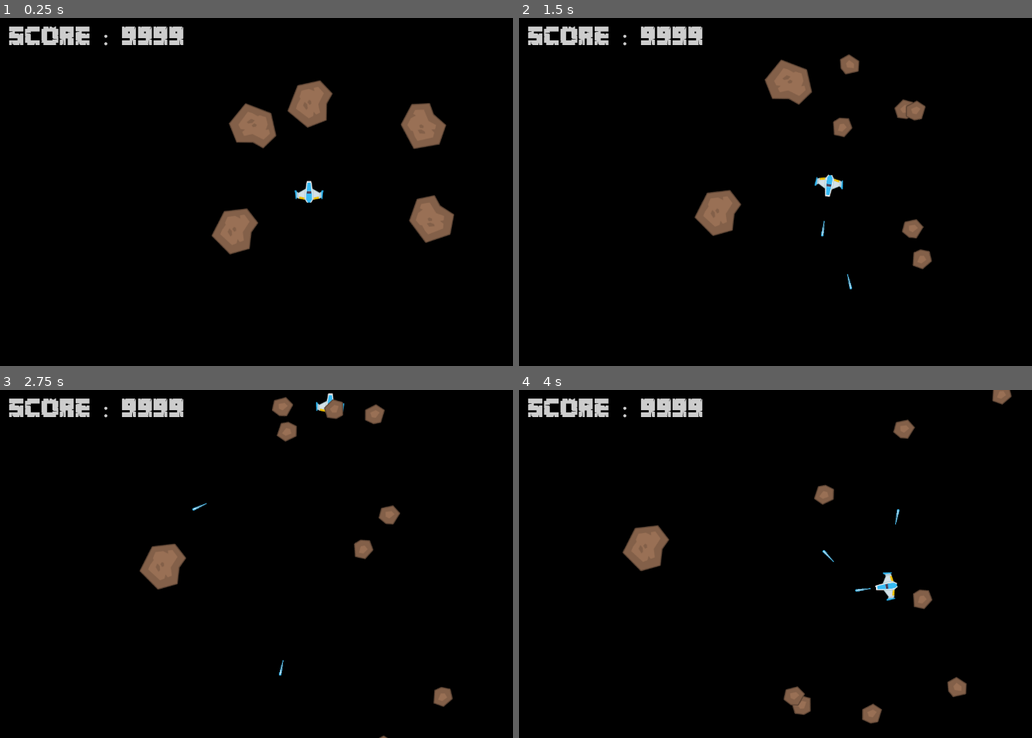
Above: before the commit, frames 1-4 (two rows, left to right).
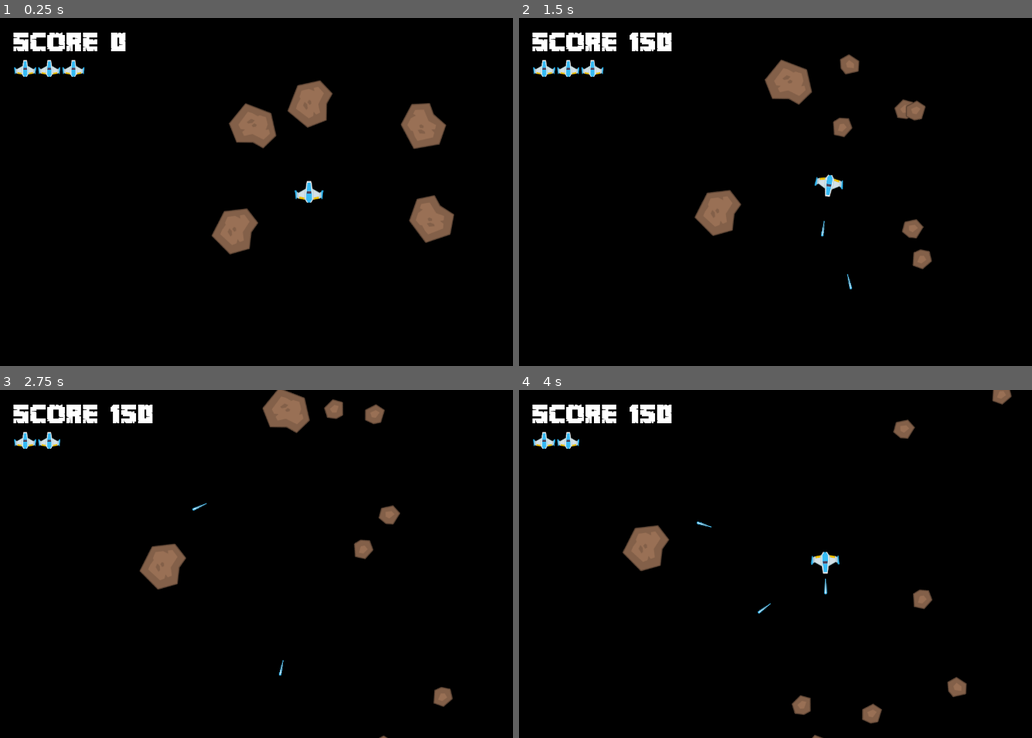
Above: after the commit, the same moments.

Repository: Abhinav-1524/Godot-Asteroid-game
Game: Godot game, scene res://scenes/game.tscn
Two runs of this game, one before a commit and one after it. Both use one fixed random seed, a clock stepped at 60 frames per second and the inputs below. This scene is started directly instead of the project's main scene.
Inputs:
- Up to frame 1 (0.25 s): no input
- Up to frame 2 (1.5 s): hold D (rotate_right) 0.53-1.28 s; hold Space (shoot) 0.53-1.28 s; hold S (move_backward) from 1.28 s (still down); tap Space (shoot) at 1.35 s
- Up to frame 3 (2.75 s): release S (move_backward) at 2.03 s; hold D (rotate_right) from 2.03 s (still down); hold Space (shoot) from 2.03 s (still down)
- Up to frame 4 (4 s): release D (rotate_right) at 2.78 s; release Space (shoot) at 2.78 s; hold W (move_forward) 2.78-3.53 s; tap Space (shoot) at 2.85 s; hold A (rotate_left) from 3.53 s (still down); hold Space (shoot) from 3.53 s (still down)

The runs differ from the first frame. In frame 1, 2.1% of the frame differs, in the area x 1-36%, y 2-17%; in frame 2, 2.2%; in frame 3, 2.9%, in the area x 1-68%, y 0-17%; in frame 4, 2.9%.

Commit message:
done with scoring system

Diff:
--- a/scenes/asteroid.tscn
+++ b/scenes/asteroid.tscn
@@ -14,3 +14,5 @@
 
 [node name="CollisionShape2D" type="CollisionShape2D" parent="."]
 shape = ExtResource("3_3mvr8")
+
+[connection signal="body_entered" from="." to="." method="_on_body_entered"]
--- a/scenes/game.tscn
+++ b/scenes/game.tscn
@@ -1,16 +1,20 @@
-[gd_scene load_steps=5 format=3 uid="uid://ddusvhi5g8ne3"]
+[gd_scene load_steps=6 format=3 uid="uid://ddusvhi5g8ne3"]
 
 [ext_resource type="Script" path="res://scripts/game.gd" id="1_31gbs"]
 [ext_resource type="PackedScene" uid="uid://co0xd7w6j3bnp" path="res://scenes/player.tscn" id="1_wos3e"]
-[ext_resource type="PackedScene" uid="uid://l6ml4msv2571" path="res://scenes/ui.tscn" id="2_8b7gy"]
+[ext_resource type="PackedScene" uid="uid://by6lwpqga2w04" path="res://scenes/hud.tscn" id="2_fedxf"]
 [ext_resource type="PackedScene" uid="uid://nh8gi2aer8qg" path="res://scenes/asteroid.tscn" id="3_fahw2"]
+[ext_resource type="PackedScene" uid="uid://blkigagvqv023" path="res://scenes/game_over_screen.tscn" id="3_ooed7"]
 
 [node name="Game" type="Node2D"]
 script = ExtResource("1_31gbs")
 
 [node name="UI" type="CanvasLayer" parent="."]
 
-[node name="UI" parent="UI" instance=ExtResource("2_8b7gy")]
+[node name="HUD" parent="UI" instance=ExtResource("2_fedxf")]
+
+[node name="GameOverScreen" parent="UI" instance=ExtResource("3_ooed7")]
+visible = false
 
 [node name="Player" parent="." instance=ExtResource("1_wos3e")]
 position = Vector2(640, 360)
@@ -33,3 +37,6 @@
 
 [node name="Asteroid5" parent="Asteroids" instance=ExtResource("3_fahw2")]
 position = Vector2(518, 245)
+
+[node name="PlayerSpawnPos" type="Node2D" parent="."]
+position = Vector2(640, 360)
--- /dev/null
+++ b/scenes/game_over_screen.tscn
@@ -0,0 +1,52 @@
+[gd_scene load_steps=4 format=3 uid="uid://blkigagvqv023"]
+
+[ext_resource type="Script" path="res://scripts/game_over_screen.gd" id="1_dsfnb"]
+[ext_resource type="FontFile" uid="uid://d1mpa17nrq407" path="res://assets/Bonus/Minecrafter.Alt.ttf" id="1_k1oy1"]
+
+[sub_resource type="LabelSettings" id="LabelSettings_akiqi"]
+font = ExtResource("1_k1oy1")
+font_size = 64
+
+[node name="GameOverScreen" type="Control"]
+layout_mode = 3
+anchors_preset = 15
+anchor_right = 1.0
+anchor_bottom = 1.0
+grow_horizontal = 2
+grow_vertical = 2
+script = ExtResource("1_dsfnb")
+
+[node name="GameOver" type="Label" parent="."]
+layout_mode = 1
+anchors_preset = 8
+anchor_left = 0.5
+anchor_top = 0.5
+anchor_right = 0.5
+anchor_bottom = 0.5
+offset_left = -202.0
+offset_top = -100.0
+offset_right = 198.0
+offset_bottom = -18.0
+grow_horizontal = 2
+grow_vertical = 2
+text = "Game Over"
+label_settings = SubResource("LabelSettings_akiqi")
+
+[node name="RestartButton" type="Button" parent="."]
+layout_mode = 1
+anchors_preset = 8
+anchor_left = 0.5
+anchor_top = 0.5
+anchor_right = 0.5
+anchor_bottom = 0.5
+offset_left = -115.0
+offset_top = 16.0
+offset_right = 118.0
+offset_bottom = 64.0
+grow_horizontal = 2
+grow_vertical = 2
+theme_override_fonts/font = ExtResource("1_k1oy1")
+theme_override_font_sizes/font_size = 40
+text = "Try Again"
+
+[connection signal="pressed" from="RestartButton" to="." method="_on_restart_button_pressed"]
--- /dev/null
+++ b/scenes/hud.tscn
@@ -0,0 +1,33 @@
+[gd_scene load_steps=4 format=3 uid="uid://by6lwpqga2w04"]
+
+[ext_resource type="Script" path="res://scripts/hud.gd" id="1_nas37"]
+[ext_resource type="FontFile" uid="uid://d1mpa17nrq407" path="res://assets/Bonus/Minecrafter.Alt.ttf" id="2_ud8cw"]
+
+[sub_resource type="LabelSettings" id="LabelSettings_o1jqp"]
+font = ExtResource("2_ud8cw")
+font_size = 50
+
+[node name="HUD" type="Control"]
+layout_mode = 3
+anchors_preset = 0
+offset_left = 17.0
+offset_top = 18.0
+offset_right = 57.0
+offset_bottom = 58.0
+script = ExtResource("1_nas37")
+
+[node name="Score" type="Label" parent="."]
+layout_mode = 0
+offset_left = 9.0
+offset_top = 13.0
+offset_right = 380.0
+offset_bottom = 99.0
+text = "SCORE: 9999"
+label_settings = SubResource("LabelSettings_o1jqp")
+
+[node name="Lives" type="HBoxContainer" parent="."]
+layout_mode = 0
+offset_left = 12.0
+offset_top = 69.0
+offset_right = 62.0
+offset_bottom = 104.0
--- a/scenes/ui.tscn
+++ /dev/null
@@ -1,25 +0,0 @@
-[gd_scene load_steps=4 format=3 uid="uid://l6ml4msv2571"]
-
-[ext_resource type="FontFile" uid="uid://d1mpa17nrq407" path="res://assets/Bonus/Minecrafter.Alt.ttf" id="1_smwqt"]
-[ext_resource type="Script" path="res://scripts/score.gd" id="1_tq3kp"]
-
-[sub_resource type="LabelSettings" id="LabelSettings_of0ds"]
-font = ExtResource("1_smwqt")
-font_size = 48
-font_color = Color(1, 1, 1, 0.803922)
-
-[node name="UI" type="Control"]
-layout_mode = 3
-anchors_preset = 0
-offset_right = 40.0
-offset_bottom = 40.0
-
-[node name="score" type="Label" parent="."]
-layout_mode = 0
-offset_left = 17.0
-offset_top = 17.0
-offset_right = 314.0
-offset_bottom = 87.0
-text = "SCORE : 9999"
-label_settings = SubResource("LabelSettings_of0ds")
-script = ExtResource("1_tq3kp")
--- /dev/null
+++ b/scenes/ui_life.tscn
@@ -0,0 +1,12 @@
+[gd_scene load_steps=2 format=3 uid="uid://bhl21iby7jkld"]
+
+[ext_resource type="Texture2D" uid="uid://bjq8pmy2amvuf" path="res://assets/PNG/playerShip1_blue.png" id="1_gw0fy"]
+
+[node name="UILife" type="TextureRect"]
+offset_left = 6.0
+offset_top = 50.0
+offset_right = 105.0
+offset_bottom = 125.0
+scale = Vector2(0.5, 0.5)
+texture = ExtResource("1_gw0fy")
+expand_mode = 3
--- a/scripts/Asteroid.gd
+++ b/scripts/Asteroid.gd
@@ -64,3 +64,10 @@
 func explode():
 	emit_signal("exploded",global_position,size,points)
 	queue_free()
+
+
+
+func _on_body_entered(body):
+	if body is Player:
+		var player = body
+		player.die()
--- a/scripts/game.gd
+++ b/scripts/game.gd
@@ -4,14 +4,29 @@
 @onready var lasers = $Lasers
 @onready var player = $Player
 @onready var asteroids = $Asteroids
+@onready var hud = $UI/HUD
+@onready var game_over_screen = $UI/GameOverScreen
+@onready var player_spawn_pos = $PlayerSpawnPos
 
 var asteroid_scene = preload("res://scenes/asteroid.tscn")
 
-var score := 0
+var score := 0:
+	set(value):
+		score = value
+		hud.score = score
+
+var lives: int:
+	set(value):
+		lives = value
+		hud.init_lives(lives)
+
 
 func _ready():
+	game_over_screen.visible = false
 	score = 0
+	lives = 3
 	player.connect("laser_shot",_on_player_laser_shot)
+	player.connect("died", _on_player_died)
 
 	for asteroid in asteroids.get_children():
 		asteroid.connect("exploded", _on_asteroid_exploded )
@@ -41,3 +56,13 @@
 	a.size = size
 	a.connect("exploded", _on_asteroid_exploded)
 	asteroids.call_deferred("add_child",a)
+
+
+func _on_player_died():
+	lives -= 1
+	if lives <=0:
+		await get_tree().create_timer(2).timeout
+		game_over_screen.visible = true
+	else:
+		await get_tree().create_timer(1).timeout
+		player.respawn(player_spawn_pos.global_position)
--- /dev/null
+++ b/scripts/game_over_screen.gd
@@ -0,0 +1,6 @@
+extends Control
+
+
+
+func _on_restart_button_pressed():
+	get_tree().reload_current_scene()
--- /dev/null
+++ b/scripts/hud.gd
@@ -0,0 +1,16 @@
+extends Control
+
+@onready var score = $Score:
+	set(value):
+		score.text = "SCORE " + str(value)
+
+var uiLife_scene = preload("res://scenes/ui_life.tscn")
+
+@onready var lives = $Lives
+
+func init_lives(amount):
+	for ul in lives.get_children():
+		ul.queue_free()
+	for i in amount:
+		var ul = uiLife_scene.instantiate()
+		lives.add_child(ul)
--- a/scripts/player.gd
+++ b/scripts/player.gd
@@ -1,17 +1,22 @@
-extends CharacterBody2D
+class_name Player extends CharacterBody2D
 
 signal laser_shot(laser)
+signal died
+
 @export var acceleration =10.0
 @export var max_speed :=350.0
 @export var rotation_speed := 250.0
 
 @onready var muzzle = $Muzzle
+@onready var sprite = $Sprite2D
 
 
 var laser_scene = preload("res://scenes/laser.tscn")
 
 var shoot_cd = false
 var rate_0f_fire = 0.2
+
+var alive = true
 
 func _process(delta):
 	if Input.is_action_pressed("shoot") :
@@ -53,3 +58,19 @@
 	l.global_position = muzzle.global_position
 	l.rotation = rotation
 	emit_signal("laser_shot",l)
+
+
+func die():
+	if alive == true:
+		alive = false
+		emit_signal("died")
+		sprite.visible = false
+		process_mode = Node.PROCESS_MODE_DISABLED
+
+func respawn(pos):
+	if alive == false:
+		alive = true
+		global_position = pos
+		velocity = Vector2.ZERO
+		sprite.visible = true
+		process_mode = Node.PROCESS_MODE_INHERIT
--- a/scripts/score.gd
+++ /dev/null
@@ -1,5 +0,0 @@
-extends Label
-
-@onready var score = $Score:
-	set(value):
-		score.text = "SCORE: " + str(value)
